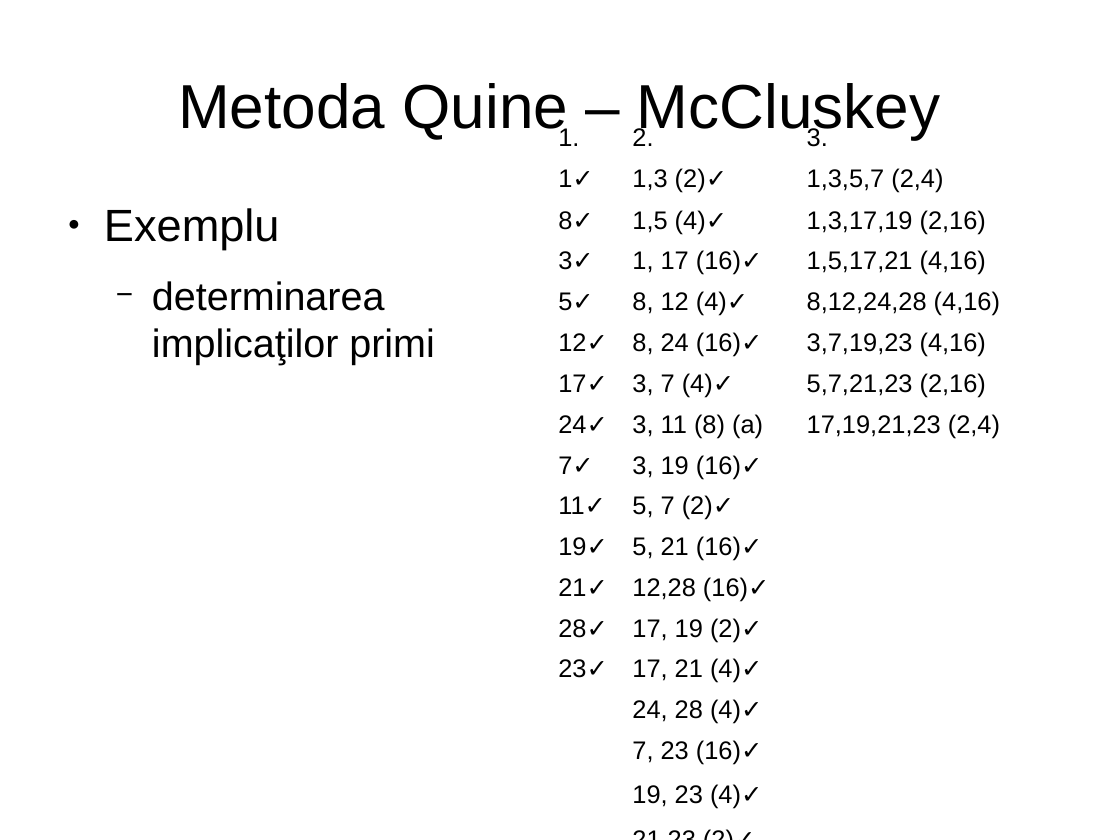
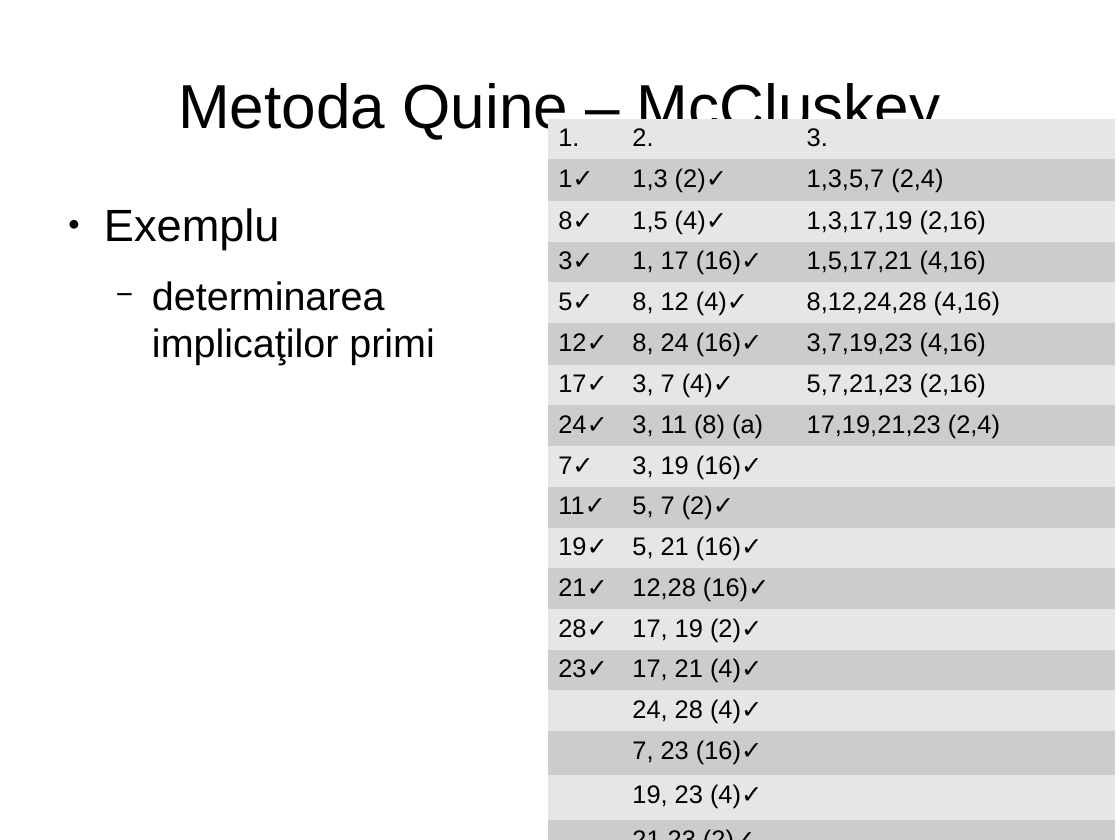
Before and after one commit to botondkirei/Suport_HDL, a slide deck: slide 18 of Curs_3_Minimizarea_logica/FunctiiLogice2.3.odp. Drawn at 1120x840 pixels with LibreOffice and Linux fonts; fonts in the diff are those of the drawing. Boxes give left, top, right and bottom in pixels: in the first picture for what was removed or moved away, otherwise in the second. Text is boxed around its words. In the diff, an @@ line names an element or a change of style, - is before the commit and + after.

```diff
--- a/Curs_3_Minimizarea_logica/FunctiiLogice2.3.odp
+++ b/Curs_3_Minimizarea_logica/FunctiiLogice2.3.odp
@@ table at (549,119,1117,837) @@
@@ fill none to #E6E6E6 in 20 cells @@
@@ fill none to #CCCCCC in 20 cells @@
```
Also in this commit, not shown: 18 other slides changed, 7 other files.
